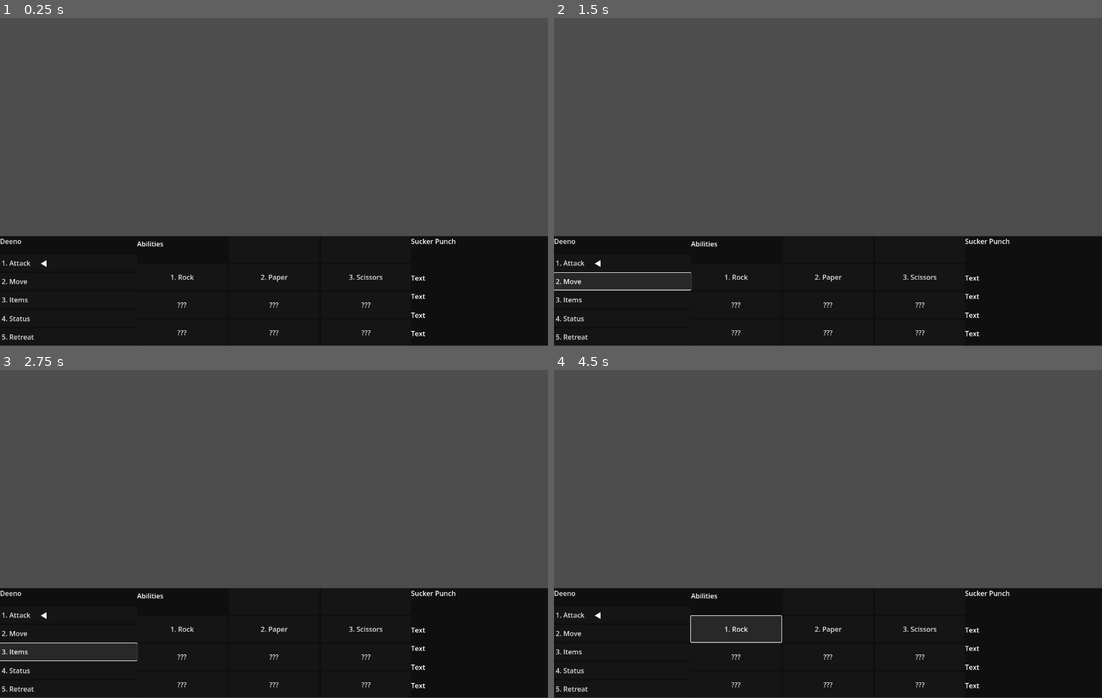
Above: before the commit, frames 1-4 (two rows, left to right).
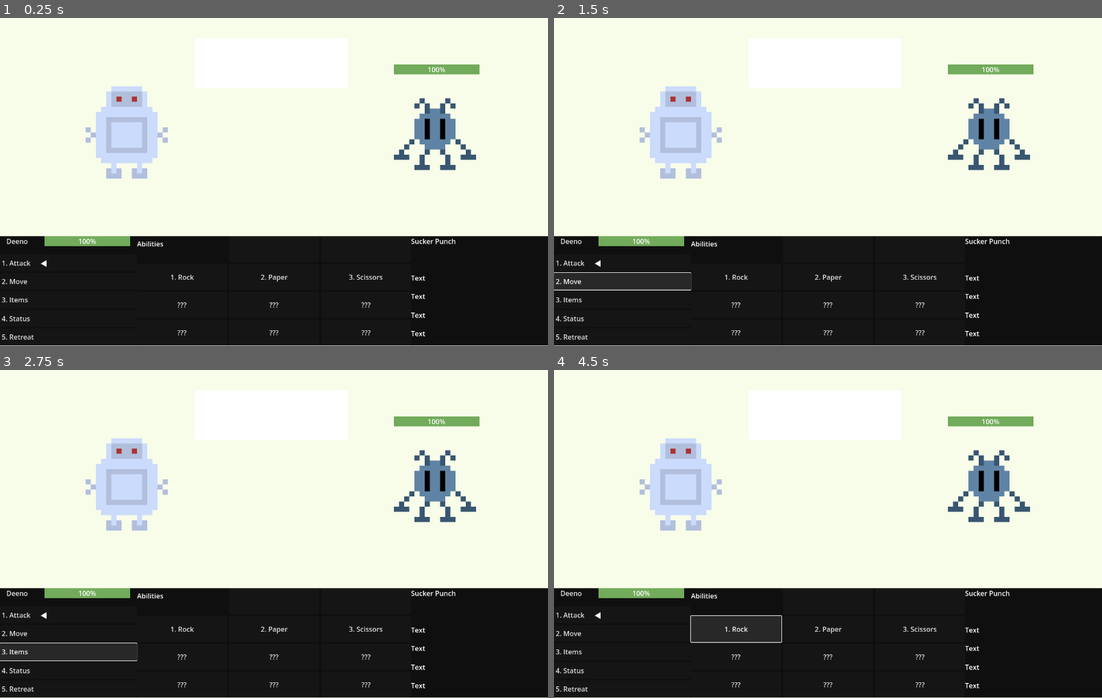
Above: after the commit, the same moments.

Repository: SamShubitz1/WorkingTitle
Game: Godot game, scene res://Scenes/Battle/battle.tscn
Two runs of this game, one before a commit and one after it. Both use one fixed random seed, a clock stepped at 60 frames per second and the inputs below. This scene is started directly instead of the project's main scene.
Inputs:
- Up to frame 1 (0.25 s): no input
- Up to frame 2 (1.5 s): click "1. Attack" at 0.5 s; click "2. Move" at 1.25 s
- Up to frame 3 (2.75 s): click "3. Items" at 2 s
- Up to frame 4 (4.5 s): click "4. Status" at 2.75 s; click "5. Retreat" at 3.5 s; click "1. Rock" at 4.25 s

The runs differ from the first frame. In frame 1, 67% of the frame differs, in the area x 0-100%, y 0-100%; in frame 2, 67%; in frame 3, 67%; in frame 4, 67%.

Commit message:
added rock paper scissors battle

Diff:
--- a/Scenes/Battle/Menu/battle_menu.gd
+++ b/Scenes/Battle/Menu/battle_menu.gd
@@ -1,16 +1,20 @@
 extends Control
 
 @onready var cursor = $Cursor
-@onready var options_menu = $Main_Menu/Menu.get_children().slice(1)
-@onready var abilities_menu = $Abilities_Menu/Menu.get_children().slice(3)
-@onready var char_name_label = $Main_Menu/Menu/Name_Label
-@onready var ability_description_label = $Descriptions/Labels/Ability_Description
+@onready var options_menu = $MainMenu/Menu.get_children().slice(1)
+@onready var abilities_menu = $AbilitiesMenu/Menu.get_children().slice(3)
+@onready var char_name_label = $MainMenu/Menu/CharPanel/NameLabel
+@onready var ability_description_label = $Descriptions/Labels/AbilityDescription
+@onready var player_health = $MainMenu/Menu/CharPanel/Health
+@onready var enemy_health = $"../Enemy/EnemyHealth"
 
-var character_info: Dictionary = {"name": "Deeno", "abilities": [
+var character_info: Dictionary = {"name": "Deeno", "max_health": 100, "abilities": [
 	{"name":"Rock", "description": "A rock based attack"},
 	{"name": "Paper", "description": "A paper based attack"},
 	{"name": "Scissors", "description": "A scissors based attack"}
 	]}
+
+var enemy_info: Dictionary = {"name": "Norman", "max_health": 80, "abilities": ["Rock","Paper","Scissors"]}
 
 var selected_button_index: int = 0
 var selected_button: Button
@@ -32,6 +36,8 @@
 	selected_button = selected_menu[selected_button_index]
 	char_name_label.text = character_info.name
 	populate_abilities_menu()
+	player_health.max_value = character_info["max_health"]
+	enemy_health.max_value = enemy_info["max_health"]
 	cursor.move_cursor(initial_cursor_position)
 
 func _input(_e) -> void:
@@ -57,10 +63,10 @@
 			ability_description_label.text = "Text"
 
 	elif Input.is_action_just_pressed("ui_accept"):
-		if selected_menu_index == 0:
+		if selected_menu == options_menu:
 			match selected_button.text:
 				"1. Attack":
-					on_select_attack()
+					on_select_abilities()
 				"2. Move":
 					pass
 				"3. Items":
@@ -70,8 +76,8 @@
 				"5. Retreat":
 					pass
 
-		else:
-			pass
+		elif selected_menu == abilities_menu:
+			perform_attack(character_info.abilities[selected_button_index].name)
 
 func update_selected_button() -> void:
 	selected_button = selected_menu[selected_button_index]
@@ -83,7 +89,7 @@
 		else:
 			ability_description_label.text = "???"
 
-func on_select_attack() -> void:
+func on_select_abilities() -> void:
 	selected_menu_index = (selected_menu_index + 1) % menus.size()
 	selected_menu = menus[selected_menu_index]
 	cursor.set_menu_type(MenuType.ABILITIES)
@@ -95,3 +101,41 @@
 			abilities_menu[i].text += str(i + 1) + ". " + character_info.abilities[i].name
 		else:
 			abilities_menu[i].text = "???"
+
+func perform_attack(player_attack: String) -> void:
+	var enemy_attack = get_enemy_attack()
+	if player_attack == "Rock":
+		match enemy_attack:
+			"Rock":
+				pass
+			"Paper":
+				player_health.value -= 20
+			"Scissors":
+				enemy_health.value -= 20
+	elif player_attack == "Paper":
+		match enemy_attack:
+			"Rock":
+				enemy_health.value -= 20
+			"Paper":
+				pass
+			"Scissors":
+				player_health.value -= 20
+	elif player_attack == "Scissors":
+		match enemy_attack:
+			"Rock":
+				player_health.value -= 20
+			"Paper":
+				enemy_health.value -= 20
+			"Scissors":
+				pass
+	check_death()
+
+
+func get_enemy_attack() -> String:
+	var enemy_attacks = ["Rock", "Paper", "Scissors"]
+	var attack_index = randi() % 3
+	return enemy_attacks[attack_index]
+
+func check_death() -> void:
+	if player_health.value <= 0 || enemy_health.value <= 0:
+		get_tree().change_scene_to_file("res://Scenes/Main/mainscene.tscn")
--- a/Scenes/Battle/battle.tscn
+++ b/Scenes/Battle/battle.tscn
@@ -1,8 +1,11 @@
-[gd_scene load_steps=9 format=3 uid="uid://bd4t1hl2ilp2x"]
+[gd_scene load_steps=15 format=3 uid="uid://bd4t1hl2ilp2x"]
 
 [ext_resource type="Script" path="res://Scenes/Battle/Menu/battle_menu.gd" id="1_745sj"]
+[ext_resource type="Script" path="res://Scenes/Battle/battle_controller.gd" id="1_lx3hh"]
 [ext_resource type="Texture2D" uid="uid://30yr4o0do3m3" path="res://Scenes/Battle/Cursor/cursor.png" id="2_620g3"]
 [ext_resource type="Script" path="res://Scenes/Battle/Cursor/cursor.gd" id="3_wuqyt"]
+[ext_resource type="Texture2D" uid="uid://bulgojpq4w4gh" path="res://Art/Animations/simple_bot_idledown.png" id="4_dttdu"]
+[ext_resource type="Texture2D" uid="uid://b4ml4r15mqnl1" path="res://Art/Animations/simple_player_idle1.png" id="5_a40wh"]
 
 [sub_resource type="Theme" id="Theme_3gble"]
 
@@ -16,6 +19,23 @@
 [sub_resource type="LabelSettings" id="LabelSettings_i3s7n"]
 font_color = Color(0.91664, 0.91664, 0.91664, 1)
 outline_color = Color(0.000159503, 0.000108775, 2.53083e-05, 1)
+
+[sub_resource type="StyleBoxFlat" id="StyleBoxFlat_052u8"]
+bg_color = Color(0.92, 0.1288, 0.1288, 1)
+
+[sub_resource type="StyleBoxFlat" id="StyleBoxFlat_bxsne"]
+bg_color = Color(0.44607, 0.671498, 0.355604, 1)
+
+[sub_resource type="SpriteFrames" id="SpriteFrames_6to56"]
+animations = [{
+"frames": [{
+"duration": 1.0,
+"texture": ExtResource("4_dttdu")
+}],
+"loop": true,
+"name": &"default",
+"speed": 5.0
+}]
 
 [node name="Battle" type="Control"]
 layout_mode = 3
@@ -26,7 +46,21 @@
 size_flags_stretch_ratio = 0.0
 theme = SubResource("Theme_3gble")
 
-[node name="Battle_Menu" type="Panel" parent="."]
+[node name="Background" type="ColorRect" parent="."]
+z_index = -1
+layout_mode = 1
+anchors_preset = -1
+anchor_top = -1.996
+anchor_right = 1.0
+anchor_bottom = 1.0
+offset_top = -0.0239258
+offset_bottom = 0.999969
+color = Color(0.971332, 0.989374, 0.91255, 1)
+
+[node name="BattleController" type="Node2D" parent="."]
+script = ExtResource("1_lx3hh")
+
+[node name="BattleMenu" type="Panel" parent="."]
 layout_mode = 1
 anchors_preset = 15
 anchor_right = 1.0
@@ -38,174 +72,193 @@
 theme_override_styles/panel = SubResource("StyleBoxFlat_hrbwa")
 script = ExtResource("1_745sj")
 
-[node name="Main_Menu" type="Panel" parent="Battle_Menu"]
+[node name="MainMenu" type="Panel" parent="BattleMenu"]
 layout_mode = 0
 offset_right = 320.0
 offset_bottom = 256.0
 
-[node name="Menu" type="VBoxContainer" parent="Battle_Menu/Main_Menu"]
+[node name="Menu" type="VBoxContainer" parent="BattleMenu/MainMenu"]
 layout_mode = 0
 offset_right = 320.0
 offset_bottom = 256.0
 theme = SubResource("Theme_q8sl7")
 alignment = 1
 
-[node name="Name_Label" type="Label" parent="Battle_Menu/Main_Menu/Menu"]
+[node name="CharPanel" type="HBoxContainer" parent="BattleMenu/MainMenu/Menu"]
+layout_mode = 2
+size_flags_horizontal = 4
+size_flags_vertical = 3
+
+[node name="NameLabel" type="Label" parent="BattleMenu/MainMenu/Menu/CharPanel"]
 layout_mode = 2
 size_flags_vertical = 3
 text = "DEENO
 "
 label_settings = SubResource("LabelSettings_i3s7n")
 
-[node name="Attack" type="Button" parent="Battle_Menu/Main_Menu/Menu"]
+[node name="Control" type="Control" parent="BattleMenu/MainMenu/Menu/CharPanel"]
+custom_minimum_size = Vector2(30, 0)
+layout_mode = 2
+size_flags_horizontal = 3
+
+[node name="Health" type="ProgressBar" parent="BattleMenu/MainMenu/Menu/CharPanel"]
+custom_minimum_size = Vector2(200, 0)
+layout_mode = 2
+size_flags_horizontal = 3
+theme_override_colors/font_color = Color(1, 1, 1, 1)
+theme_override_styles/background = SubResource("StyleBoxFlat_052u8")
+theme_override_styles/fill = SubResource("StyleBoxFlat_bxsne")
+value = 100.0
+
+[node name="Attack" type="Button" parent="BattleMenu/MainMenu/Menu"]
 layout_mode = 2
 size_flags_vertical = 3
 text = "1. Attack"
 alignment = 0
 
-[node name="Move" type="Button" parent="Battle_Menu/Main_Menu/Menu"]
+[node name="Move" type="Button" parent="BattleMenu/MainMenu/Menu"]
 layout_mode = 2
 size_flags_vertical = 3
 text = "2. Move
 "
 alignment = 0
 
-[node name="Items" type="Button" parent="Battle_Menu/Main_Menu/Menu"]
+[node name="Items" type="Button" parent="BattleMenu/MainMenu/Menu"]
 layout_mode = 2
 size_flags_vertical = 3
 text = "3. Items"
 alignment = 0
 
-[node name="Status" type="Button" parent="Battle_Menu/Main_Menu/Menu"]
+[node name="Status" type="Button" parent="BattleMenu/MainMenu/Menu"]
 layout_mode = 2
 size_flags_vertical = 3
 text = "4. Status"
 alignment = 0
 
-[node name="Retreat" type="Button" parent="Battle_Menu/Main_Menu/Menu"]
+[node name="Retreat" type="Button" parent="BattleMenu/MainMenu/Menu"]
 layout_mode = 2
 size_flags_vertical = 3
 text = "5. Retreat
 "
 alignment = 0
 
-[node name="Abilities_Menu" type="Panel" parent="Battle_Menu"]
+[node name="AbilitiesMenu" type="Panel" parent="BattleMenu"]
 layout_mode = 0
 offset_left = 320.0
 offset_right = 960.0
 offset_bottom = 256.0
 
-[node name="Menu" type="GridContainer" parent="Battle_Menu/Abilities_Menu"]
+[node name="Menu" type="GridContainer" parent="BattleMenu/AbilitiesMenu"]
 custom_minimum_size = Vector2(320, 256)
 layout_mode = 0
 offset_right = 640.0
 offset_bottom = 256.0
 columns = 3
 
-[node name="Abilities_Label" type="Label" parent="Battle_Menu/Abilities_Menu/Menu"]
+[node name="AbilitiesLabel" type="Label" parent="BattleMenu/AbilitiesMenu/Menu"]
 layout_mode = 2
 text = "Abilities
 
 "
 
-[node name="Panel2" type="Panel" parent="Battle_Menu/Abilities_Menu/Menu"]
-layout_mode = 2
-size_flags_horizontal = 3
-size_flags_vertical = 3
-
-[node name="Panel3" type="Panel" parent="Battle_Menu/Abilities_Menu/Menu"]
-layout_mode = 2
-size_flags_horizontal = 3
-size_flags_vertical = 3
-
-[node name="Ability_1" type="Button" parent="Battle_Menu/Abilities_Menu/Menu"]
-layout_mode = 2
-size_flags_horizontal = 3
-size_flags_vertical = 3
-
-[node name="Ability_2" type="Button" parent="Battle_Menu/Abilities_Menu/Menu"]
-layout_mode = 2
-size_flags_horizontal = 3
-size_flags_vertical = 3
-
-[node name="Ability_3" type="Button" parent="Battle_Menu/Abilities_Menu/Menu"]
-layout_mode = 2
-size_flags_horizontal = 3
-size_flags_vertical = 3
-
-[node name="Ability_4" type="Button" parent="Battle_Menu/Abilities_Menu/Menu"]
-layout_mode = 2
-size_flags_horizontal = 3
-size_flags_vertical = 3
-
-[node name="Ability_5" type="Button" parent="Battle_Menu/Abilities_Menu/Menu"]
-layout_mode = 2
-size_flags_horizontal = 3
-size_flags_vertical = 3
-
-[node name="Ability_6" type="Button" parent="Battle_Menu/Abilities_Menu/Menu"]
-layout_mode = 2
-size_flags_horizontal = 3
-size_flags_vertical = 3
-
-[node name="Ability_7" type="Button" parent="Battle_Menu/Abilities_Menu/Menu"]
-layout_mode = 2
-size_flags_horizontal = 3
-size_flags_vertical = 3
-
-[node name="Ability_8" type="Button" parent="Battle_Menu/Abilities_Menu/Menu"]
-layout_mode = 2
-size_flags_horizontal = 3
-size_flags_vertical = 3
-
-[node name="Ability_9" type="Button" parent="Battle_Menu/Abilities_Menu/Menu"]
-layout_mode = 2
-size_flags_horizontal = 3
-size_flags_vertical = 3
-
-[node name="Descriptions" type="Panel" parent="Battle_Menu"]
+[node name="Panel2" type="Panel" parent="BattleMenu/AbilitiesMenu/Menu"]
+layout_mode = 2
+size_flags_horizontal = 3
+size_flags_vertical = 3
+
+[node name="Panel3" type="Panel" parent="BattleMenu/AbilitiesMenu/Menu"]
+layout_mode = 2
+size_flags_horizontal = 3
+size_flags_vertical = 3
+
+[node name="Ability_1" type="Button" parent="BattleMenu/AbilitiesMenu/Menu"]
+layout_mode = 2
+size_flags_horizontal = 3
+size_flags_vertical = 3
+
+[node name="Ability_2" type="Button" parent="BattleMenu/AbilitiesMenu/Menu"]
+layout_mode = 2
+size_flags_horizontal = 3
+size_flags_vertical = 3
+
+[node name="Ability_3" type="Button" parent="BattleMenu/AbilitiesMenu/Menu"]
+layout_mode = 2
+size_flags_horizontal = 3
+size_flags_vertical = 3
+
+[node name="Ability_4" type="Button" parent="BattleMenu/AbilitiesMenu/Menu"]
+layout_mode = 2
+size_flags_horizontal = 3
+size_flags_vertical = 3
+
+[node name="Ability_5" type="Button" parent="BattleMenu/AbilitiesMenu/Menu"]
+layout_mode = 2
+size_flags_horizontal = 3
+size_flags_vertical = 3
+
+[node name="Ability_6" type="Button" parent="BattleMenu/AbilitiesMenu/Menu"]
+layout_mode = 2
+size_flags_horizontal = 3
+size_flags_vertical = 3
+
+[node name="Ability_7" type="Button" parent="BattleMenu/AbilitiesMenu/Menu"]
+layout_mode = 2
+size_flags_horizontal = 3
+size_flags_vertical = 3
+
+[node name="Ability_8" type="Button" parent="BattleMenu/AbilitiesMenu/Menu"]
+layout_mode = 2
+size_flags_horizontal = 3
+size_flags_vertical = 3
+
+[node name="Ability_9" type="Button" parent="BattleMenu/AbilitiesMenu/Menu"]
+layout_mode = 2
+size_flags_horizontal = 3
+size_flags_vertical = 3
+
+[node name="Descriptions" type="Panel" parent="BattleMenu"]
 layout_mode = 0
 offset_left = 960.0
 offset_right = 1280.0
 offset_bottom = 256.0
 
-[node name="Labels" type="VBoxContainer" parent="Battle_Menu/Descriptions"]
+[node name="Labels" type="VBoxContainer" parent="BattleMenu/Descriptions"]
 layout_mode = 0
 offset_right = 320.0
 offset_bottom = 256.0
 theme = SubResource("Theme_q8sl7")
 alignment = 1
 
-[node name="Label" type="Label" parent="Battle_Menu/Descriptions/Labels"]
+[node name="Label" type="Label" parent="BattleMenu/Descriptions/Labels"]
 layout_mode = 2
 size_flags_vertical = 3
 text = "Sucker Punch"
 
-[node name="Ability_Description" type="Label" parent="Battle_Menu/Descriptions/Labels"]
-layout_mode = 2
-size_flags_vertical = 3
-
-[node name="Label3" type="Label" parent="Battle_Menu/Descriptions/Labels"]
+[node name="AbilityDescription" type="Label" parent="BattleMenu/Descriptions/Labels"]
+layout_mode = 2
+size_flags_vertical = 3
+
+[node name="Label3" type="Label" parent="BattleMenu/Descriptions/Labels"]
 layout_mode = 2
 size_flags_vertical = 3
 text = "Text"
 
-[node name="Label4" type="Label" parent="Battle_Menu/Descriptions/Labels"]
+[node name="Label4" type="Label" parent="BattleMenu/Descriptions/Labels"]
 layout_mode = 2
 size_flags_vertical = 3
 text = "Text"
 
-[node name="Label5" type="Label" parent="Battle_Menu/Descriptions/Labels"]
+[node name="Label5" type="Label" parent="BattleMenu/Descriptions/Labels"]
 layout_mode = 2
 size_flags_vertical = 3
 text = "Text"
 
-[node name="Label6" type="Label" parent="Battle_Menu/Descriptions/Labels"]
+[node name="Label6" type="Label" parent="BattleMenu/Descriptions/Labels"]
 layout_mode = 2
 size_flags_vertical = 3
 text = "Text"
 
-[node name="Cursor" type="TextureRect" parent="Battle_Menu"]
+[node name="Cursor" type="TextureRect" parent="BattleMenu"]
 layout_mode = 0
 offset_left = 109.0
 offset_top = 55.512
@@ -215,3 +268,42 @@
 texture = ExtResource("2_620g3")
 flip_v = true
 script = ExtResource("3_wuqyt")
+
+[node name="Enemy" type="Node2D" parent="."]
+
+[node name="Enemy_Sprite" type="AnimatedSprite2D" parent="Enemy"]
+texture_filter = 1
+position = Vector2(1016, -239.488)
+scale = Vector2(12, 12)
+sprite_frames = SubResource("SpriteFrames_6to56")
+
+[node name="EnemyHealth" type="ProgressBar" parent="Enemy"]
+custom_minimum_size = Vector2(200, 0)
+offset_left = 920.0
+offset_top = -402.488
+offset_right = 1120.0
+offset_bottom = -379.488
+size_flags_horizontal = 3
+theme_override_colors/font_color = Color(1, 1, 1, 1)
+theme_override_styles/background = SubResource("StyleBoxFlat_052u8")
+theme_override_styles/fill = SubResource("StyleBoxFlat_bxsne")
+max_value = 80.0
+value = 80.0
+
+[node name="Player" type="Node2D" parent="."]
+
+[node name="Player_Sprite" type="Sprite2D" parent="Player"]
+texture_filter = 1
+position = Vector2(296, -279.488)
+scale = Vector2(12, 12)
+texture = ExtResource("5_a40wh")
+
+[node name="DialogueBox" type="ColorRect" parent="."]
+layout_mode = 1
+anchors_preset = -1
+anchor_top = -1.988
+anchor_right = 1.0
+offset_left = 455.0
+offset_top = 44.4401
+offset_right = -468.0
+offset_bottom = -347.488
--- /dev/null
+++ b/Scenes/Battle/battle_controller.gd
@@ -0,0 +1,6 @@
+extends Node2D
+
+#selected an attack
+#enemy selects and attack
+#wee who won
+# take health away
